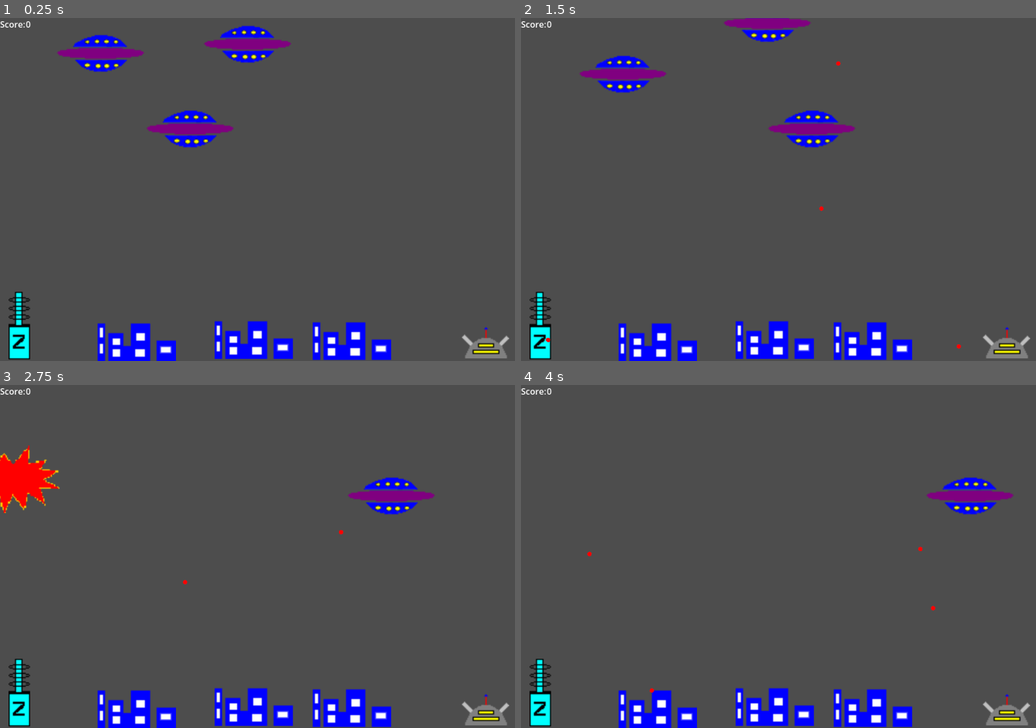
Above: before the commit, frames 1-4 (two rows, left to right).
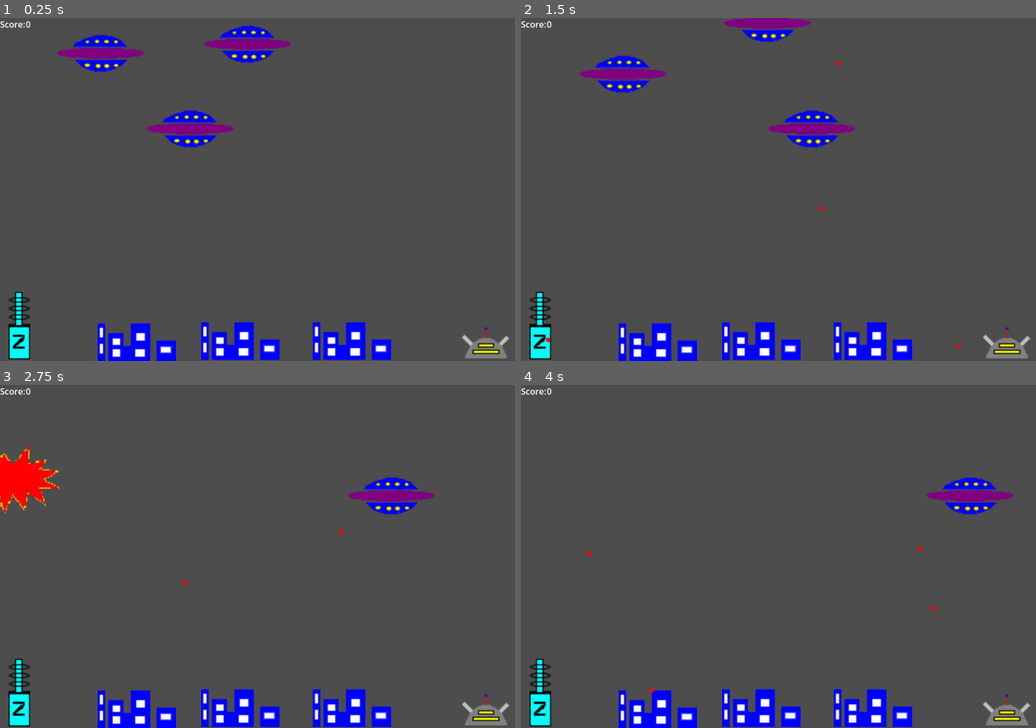
Above: after the commit, the same moments.

Repository: halkeye/AlienAttackGodot
Game: Godot game, scene res://scenes/main.tscn
The game is run twice, just before and just after one commit, with the same random seed, the same clock (stepped at 60 frames per second) and the same inputs.
Inputs (mouse positions are in pixels of both pictures, inside the frame that each line leads up to):
- Up to frame 1 (0.25 s): no input
- Up to frame 2 (1.5 s): move the mouse to (891, 172) at 0.52 s; click (891, 172) at 0.67 s; move the mouse to (675, 206) at 1.27 s; click (675, 206) at 1.42 s
- Up to frame 3 (2.75 s): move the mouse to (309, 481) at 2.02 s; click (309, 481) at 2.17 s
- Up to frame 4 (4 s): move the mouse to (752, 625) at 2.77 s; click (752, 625) at 2.92 s; move the mouse to (933, 607) at 3.52 s; click (933, 607) at 3.67 s

The runs differ from the first frame. In frame 1, 1.3% of the frame differs, in the area x 39-57%, y 88-100%; in frame 2, 1.3%; in frame 3, 1.3%; in frame 4, 1.3%.

Commit message:
Cleaned up city locations

Diff:
--- a/scenes/main.tscn
+++ b/scenes/main.tscn
@@ -33,7 +33,7 @@
 scale = Vector2(2, 2)
 
 [node name="City2" parent="." instance=ExtResource("2_7k887")]
-position = Vector2(400, 520)
+position = Vector2(375, 522)
 scale = Vector2(2, 2)
 
 [node name="City3" parent="." instance=ExtResource("2_7k887")]
@@ -66,6 +66,7 @@
 collision_mask = 15
 
 [node name="CollisionShape2D" type="CollisionShape2D" parent="LeftWall"]
+position = Vector2(0, 280)
 shape = SubResource("RectangleShape2D_dwpw8")
 
 [node name="RightWall" type="Area2D" parent="."]
@@ -73,7 +74,7 @@
 collision_mask = 15
 
 [node name="CollisionShape2D" type="CollisionShape2D" parent="RightWall"]
-position = Vector2(1152, -1)
+position = Vector2(1152, 280)
 shape = SubResource("RectangleShape2D_dwpw8")
 
 [connection signal="body_entered" from="LeftWall" to="." method="_on_left_wall_body_entered"]
